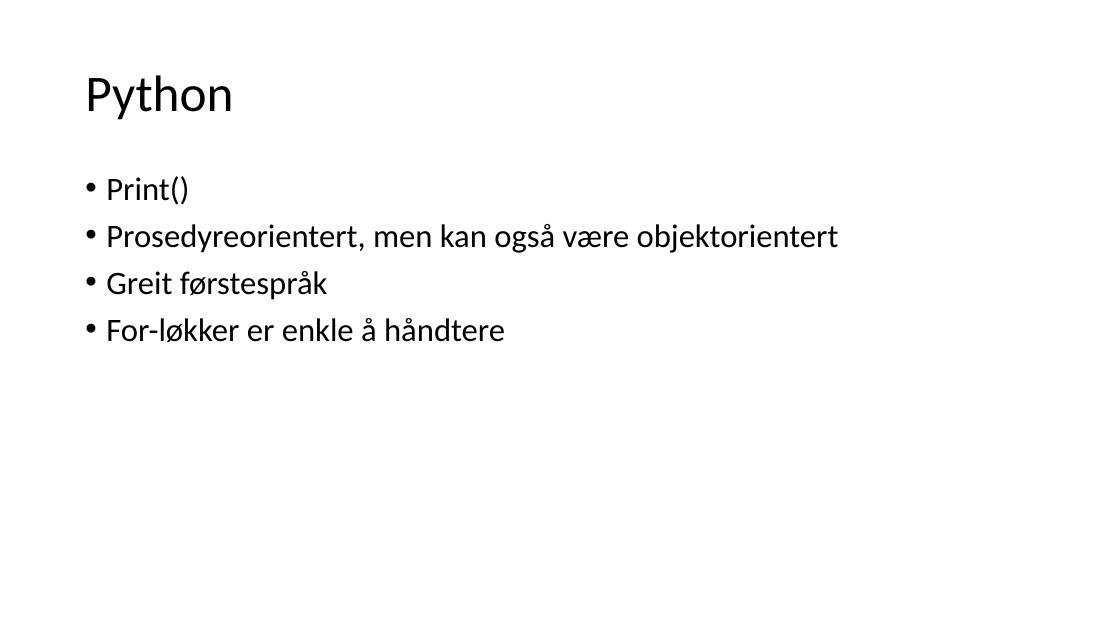
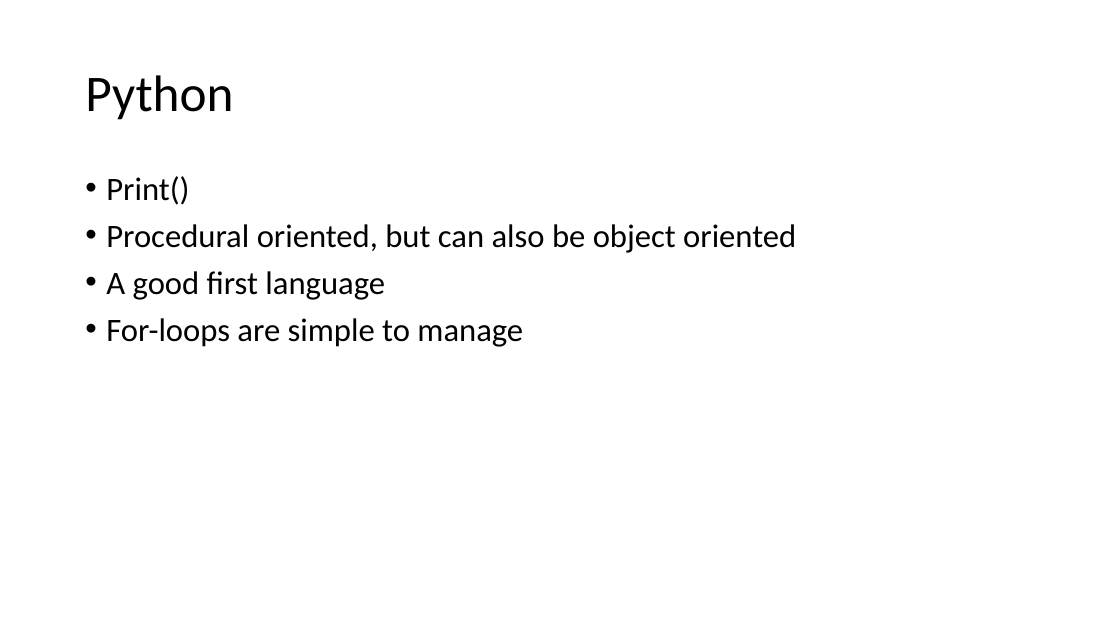
Before and after one commit to eivrei/feedy, a slide deck: slide 5 of server/temp/test_1.pptx (slide 4 before the commit). Drawn at 1120x630 pixels with LibreOffice and Linux fonts; fonts in the diff are those of the drawing. Boxes give left, top, right and bottom in pixels: in the first picture for what was removed or moved away, otherwise in the second. Text is boxed around its words. In the diff, an @@ line names an element or a change of style, - is before the commit and + after.

```diff
--- a/server/temp/test_1.pptx
+++ b/server/temp/test_1.pptx
@@ text at (106,224,796,347): text changed @@
-• Prosedyreorientert, men kan også være objektorientert
-• Greit førstespråk
-• For-løkker er enkle å håndtere
+• Procedural oriented, but can also be object oriented
+• A good first language
+• For-loops are simple to manage
```
Also in this commit, not shown: 1 other slide changed, 4 slides added, 2 slides removed, 2 other files.
